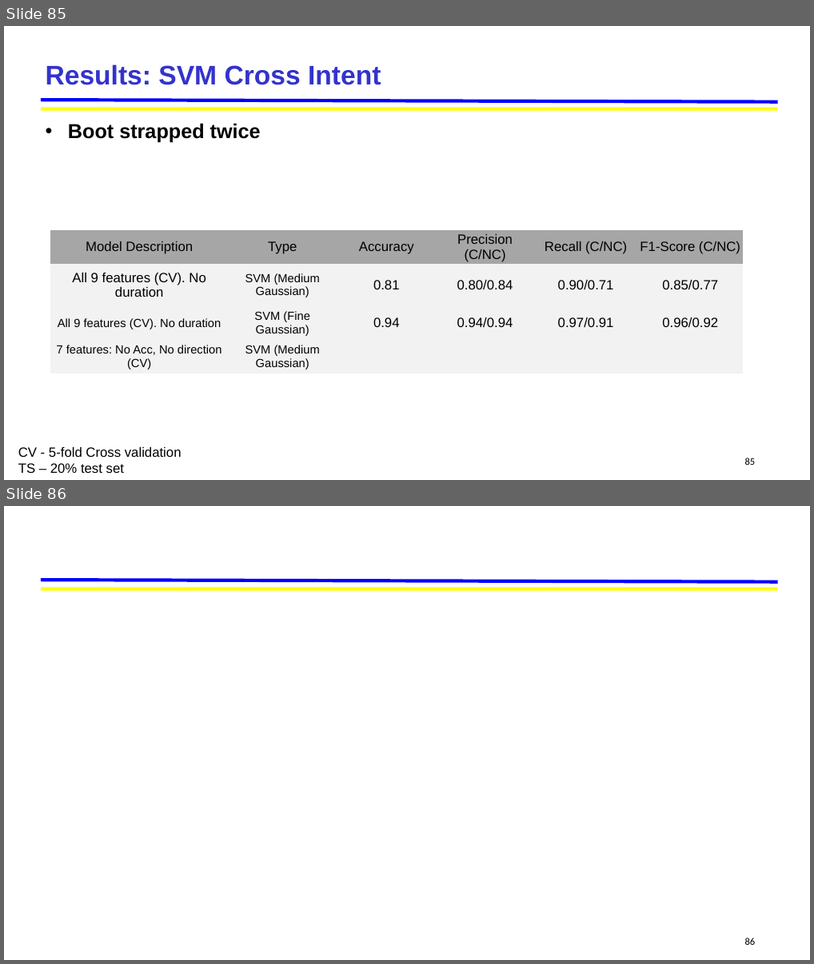
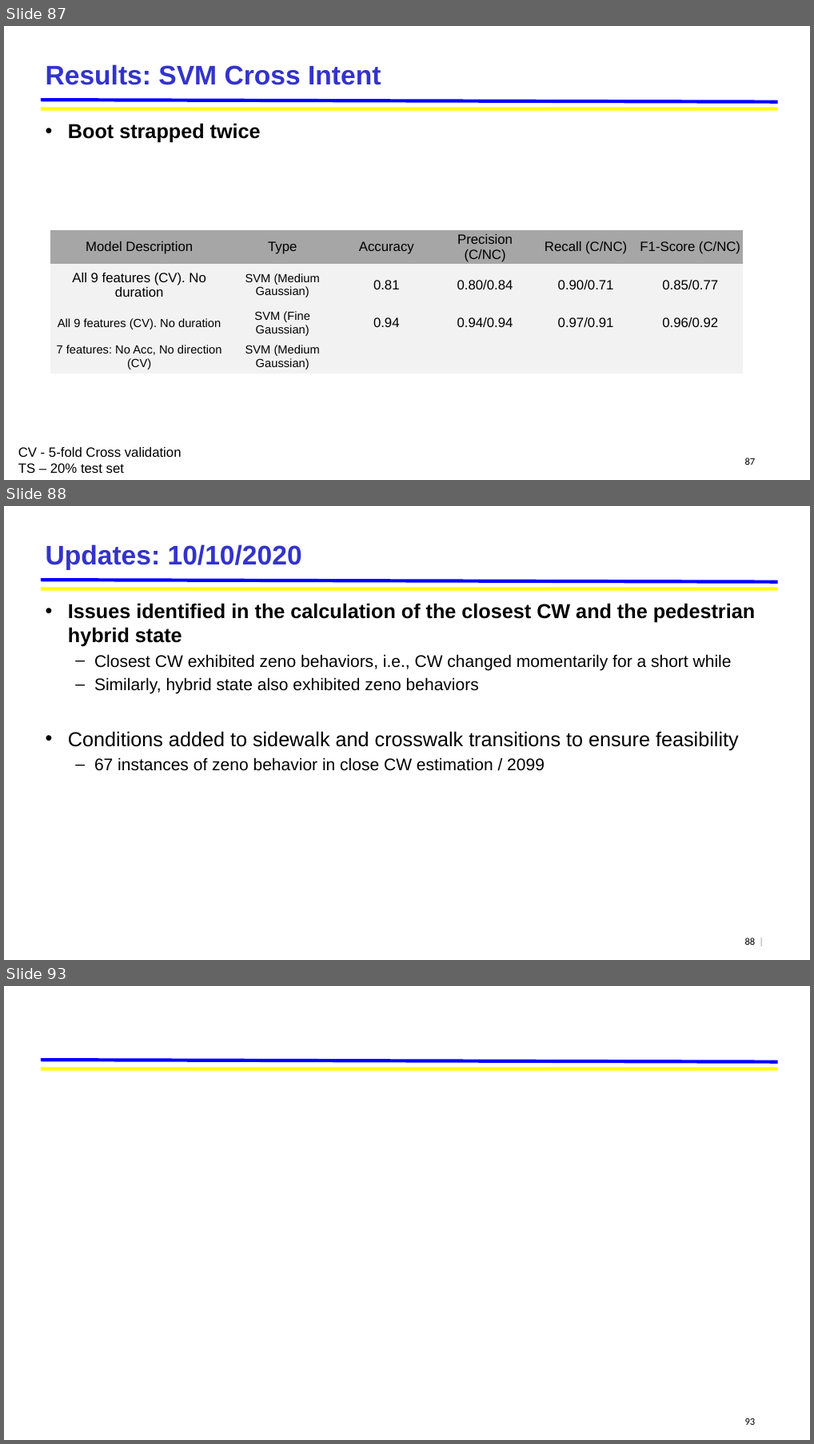
Before and after one commit to jskumaar/pedestrianHybridModel, a slide deck: Pedestrian_Hybrid_Model [Autosaved].pptx. Shown one above the other, each under a label of ours: slides 85 and 86 before the commit, slides 87, 88 and 93 after it; the slides between them are not shown. The pictures are 814x964 and 814x1444 pixels, drawn with LibreOffice and Linux fonts; fonts in the diff are those of the drawing; background and template pictures are left out. Boxes give left, top, right and bottom in pixels: in the first picture for what was removed or moved away, otherwise in the second. Text is boxed around its words. In the diff, an @@ line names an element or a change of style, - is before the commit and + after.

```diff
--- a/Pedestrian_Hybrid_Model [Autosaved].pptx
+++ b/Pedestrian_Hybrid_Model [Autosaved].pptx
@@ slide 88 added at (x1=4, y1=506, x2=810, y2=960), background #FFFFFF; not listed: 2 template elements that a slide beside it also shows @@
@@ title added at (x1=46, y1=544, x2=302, y2=570), 32 pt, text #3333CC, bold @@
+Updates: 10/10/2020
@@ text added at (x1=68, y1=603, x2=755, y2=771), 20 pt, text #000000 @@
+• Issues identified in the calculation of the closest CW and the pedestrian hybrid state
+  – Closest CW exhibited zeno behaviors, i.e., CW changed momentarily for a short while
+  – Similarly, hybrid state also exhibited zeno behaviors
+• Conditions added to sidewalk and crosswalk transitions to ensure feasibility
+  – 67 instances of zeno behavior in close CW estimation / 2099
@@ page number added at (x1=746, y1=937, x2=756, y2=944), 12 pt, text #000000 @@
+88
@@ text added at (x1=754, y1=929, x2=790, y2=943), 12 pt, text #999999 @@
+|
@@ what was slide 85 is now slide 87 @@
@@ page number at (x1=746, y1=457, x2=756, y2=464): text changed @@
-85
+87
@@ what was slide 86 is now slide 93 @@
@@ page number at (x1=746, y1=1418, x2=756, y2=1424): text changed @@
-86
+93
```
Also in this commit, not shown: 1 slide changed, 6 other slides added, 50 other files.
